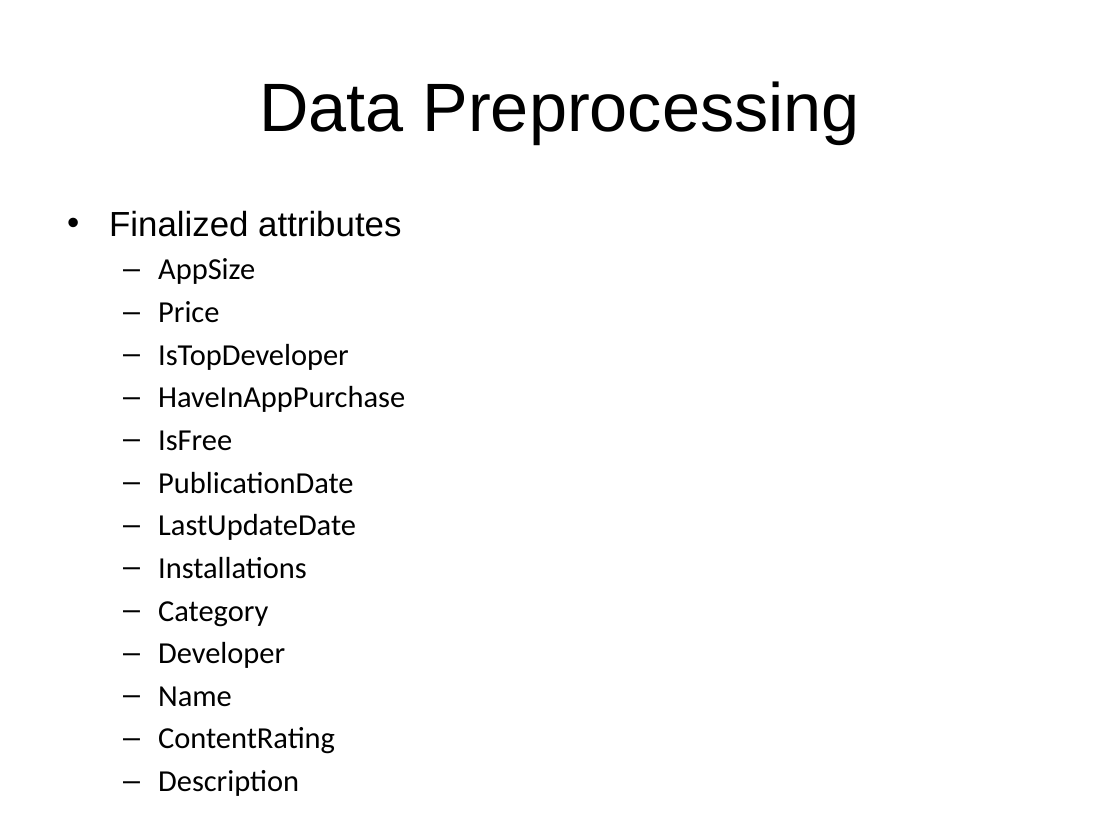
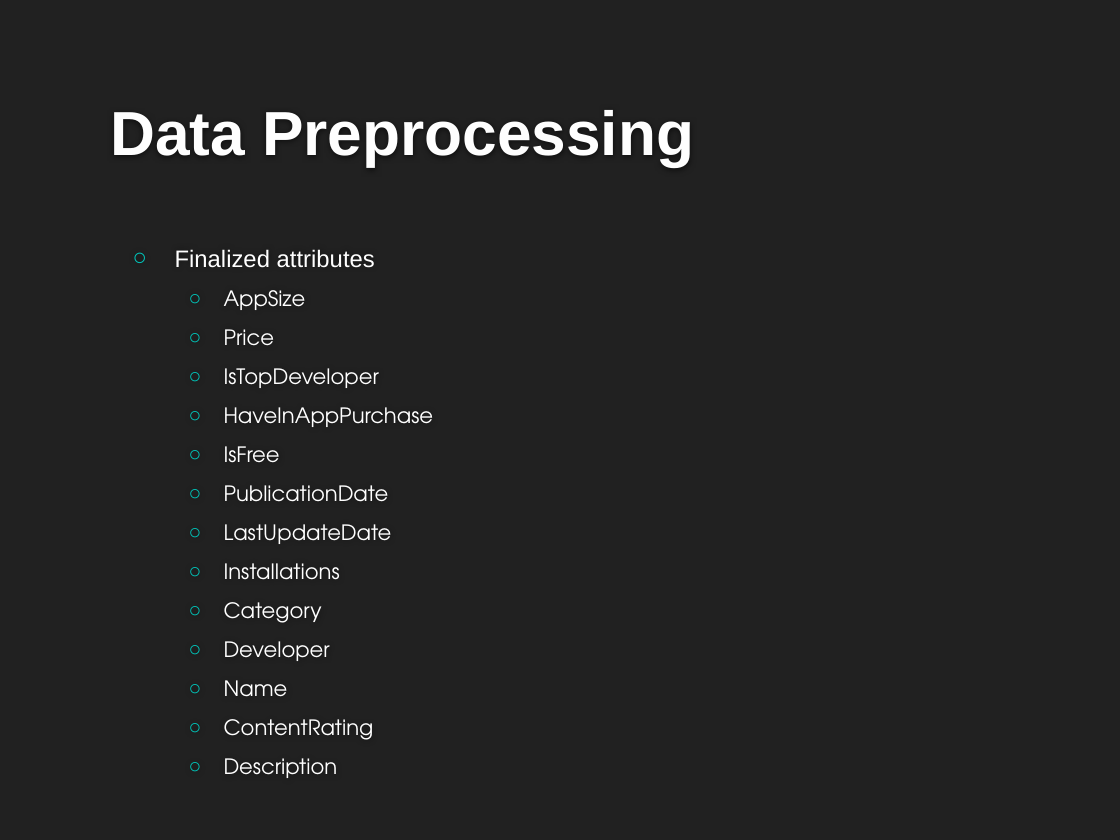
Before and after one commit to ayusharyal1/5DBMinds, a slide deck: slide 5 of project_presentation/Final - Dec 9.pptx. Drawn at 1120x840 pixels with LibreOffice and Linux fonts; fonts in the diff are those of the drawing; background and template pictures are left out. Boxes give left, top, right and bottom in pixels: in the first picture for what was removed or moved away, otherwise in the second. Text is boxed around its words. In the diff, an @@ line names an element or a change of style, - is before the commit and + after.

```diff
--- a/project_presentation/Final - Dec 9.pptx
+++ b/project_presentation/Final - Dec 9.pptx
@@ background #FFFFFF to #212121 @@
@@ title "Data Preprocessing": place and size @@
-title "Data Preprocessing" at (259,81,860,143)
+title "Data Preprocessing" at (110,110,694,166)
@@ title "Data Preprocessing" at (110,110,694,166): size 44 to 40 pt, text colour #000000 to #FEFEFE, bold on; alignment centre to left; vertical alignment middle to bottom @@
@@ text "Finalized attributes": place and size @@
-text "Finalized attributes" at (109,210,405,754)
+text "Finalized attributes" at (175,249,434,778)
@@ text "Finalized attributes" at (175,249,434,778): size 22.4 to 15.3 pt in "Finalized attributes"; text colour #000000 to #FFFFFF; size 19.6 to 13.6 pt, font Calibri to TeX Gyre Adventor in "AppSize", "Price", "IsTopDeveloper", "HaveInAppPurchase" and 9 more places; bullet • to ○; more space between paragraphs; bullet – to ○; vertical alignment top to middle @@
```
Also in this commit, not shown: 26 other slides changed, 1 slide added, 2 slides removed, 9 other files.
